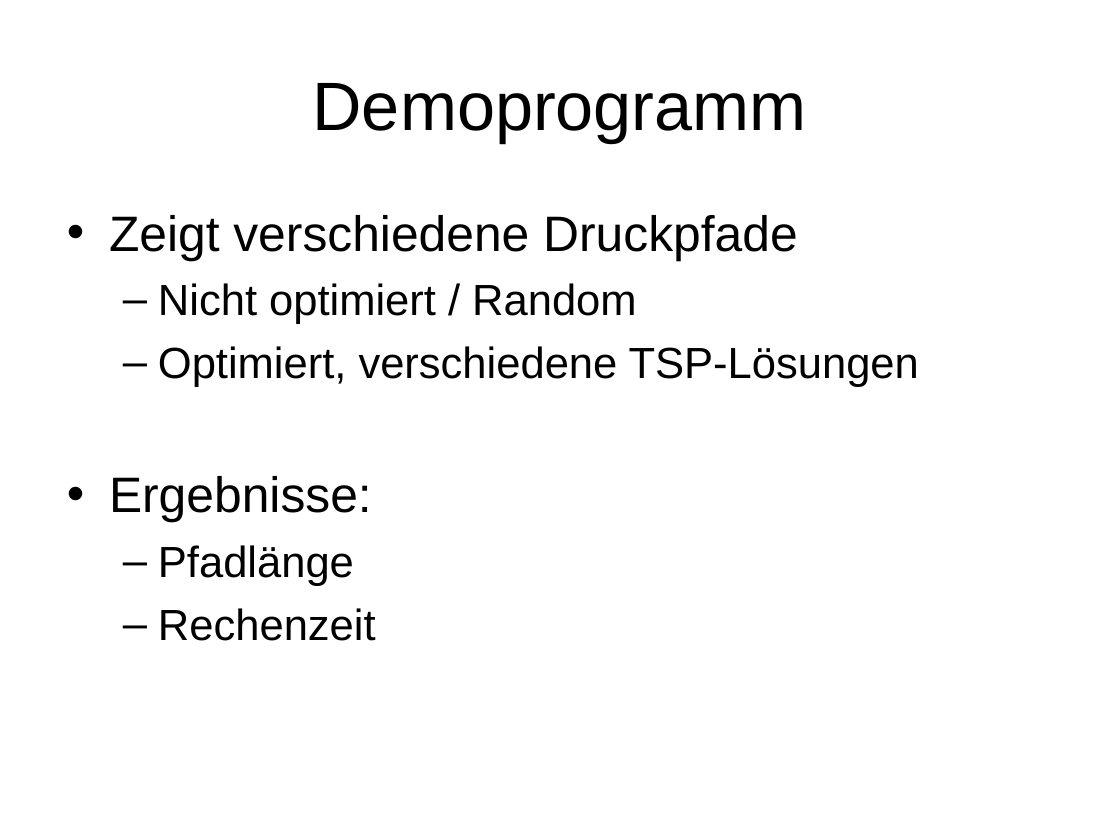
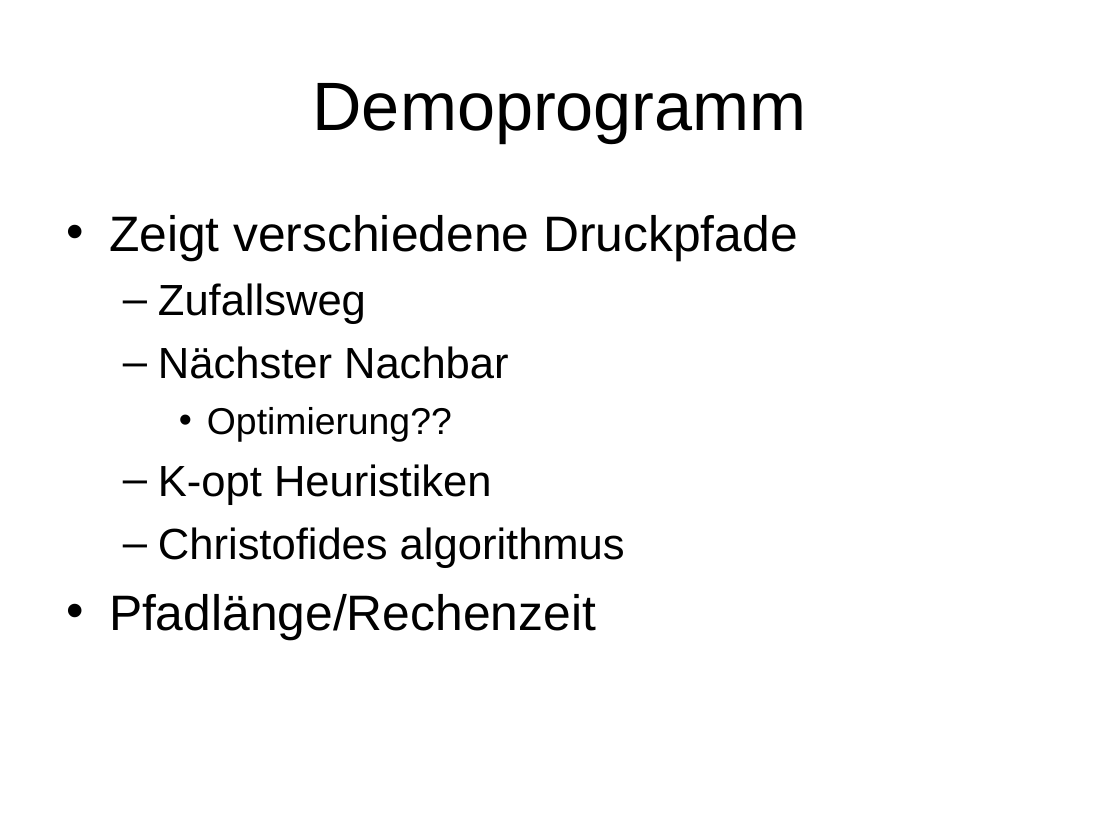
Before and after one commit to khase/MotionPlanning, a slide deck: slide 7 of Seminar/Themenvorschlag-3D-Print.ppt (slide 4 before the commit). Drawn at 1120x840 pixels with LibreOffice and Linux fonts; fonts in the diff are those of the drawing. Boxes give left, top, right and bottom in pixels: in the first picture for what was removed or moved away, otherwise in the second. Text is boxed around its words. In the diff, an @@ line names an element or a change of style, - is before the commit and + after.

```diff
--- a/Seminar/Themenvorschlag-3D-Print.ppt
+++ b/Seminar/Themenvorschlag-3D-Print.ppt
@@ text at [109, 283, 625, 640]: text changed @@
-  – Nicht optimiert / Random
-  – Optimiert, verschiedene TSP-Lösungen
-• Ergebnisse:
-  – Pfadlänge
-  – Rechenzeit
+  – Zufallsweg
+  – Nächster Nachbar
+    • Optimierung??
+  – K-opt Heuristiken
+  – Christofides algorithmus
+• Pfadlänge/Rechenzeit
```
Also in this commit, not shown: 1 other slide changed, 4 slides added, 1 slide removed, 26 other files.
